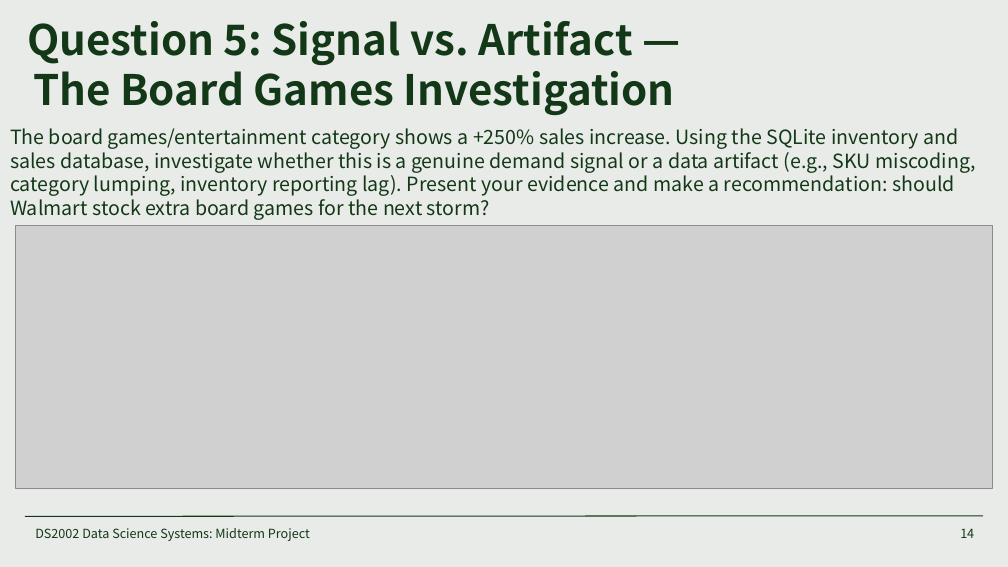
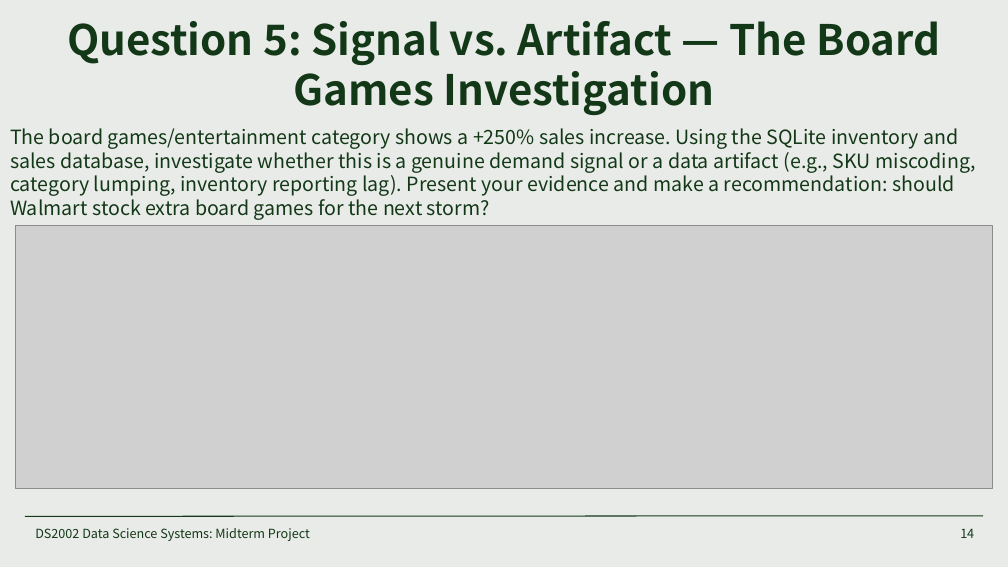
Before and after one commit to simichakravarty16/walmart-hurricane-project, a slide deck: slide 14 of Midterm Project Presentation.pptx. Drawn at 1008x567 pixels with LibreOffice and Linux fonts; fonts in the diff are those of the drawing; grey boxes stand for pictures. Boxes give left, top, right and bottom in pixels: in the first picture for what was removed or moved away, otherwise in the second. Text is boxed around its words. In the diff, an @@ line names an element or a change of style, - is before the commit and + after.

```diff
--- a/Midterm Project Presentation.pptx
+++ b/Midterm Project Presentation.pptx
@@ title "Question 5: Signal vs. Artifact ..." rewrapped from (x1=27, y1=21, x2=675, y2=115) to (x1=67, y1=21, x2=941, y2=115) @@
```
Also in this commit, not shown: 1 other slide changed.
